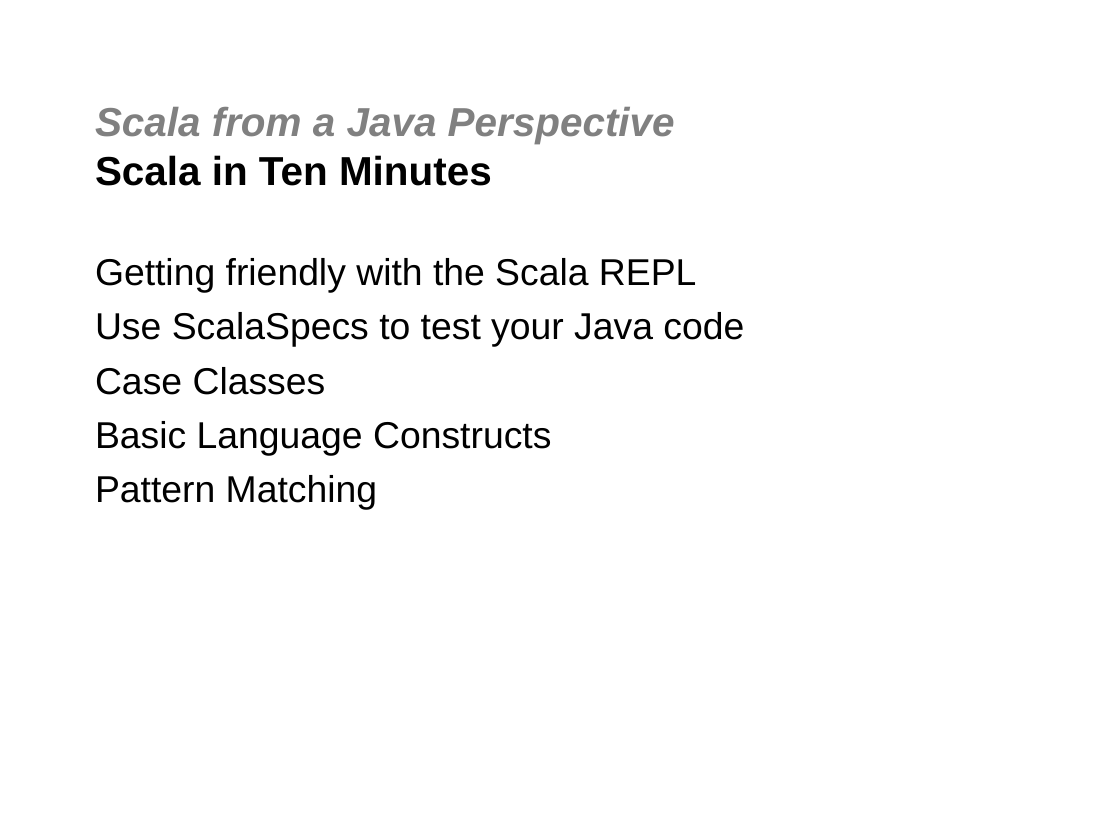
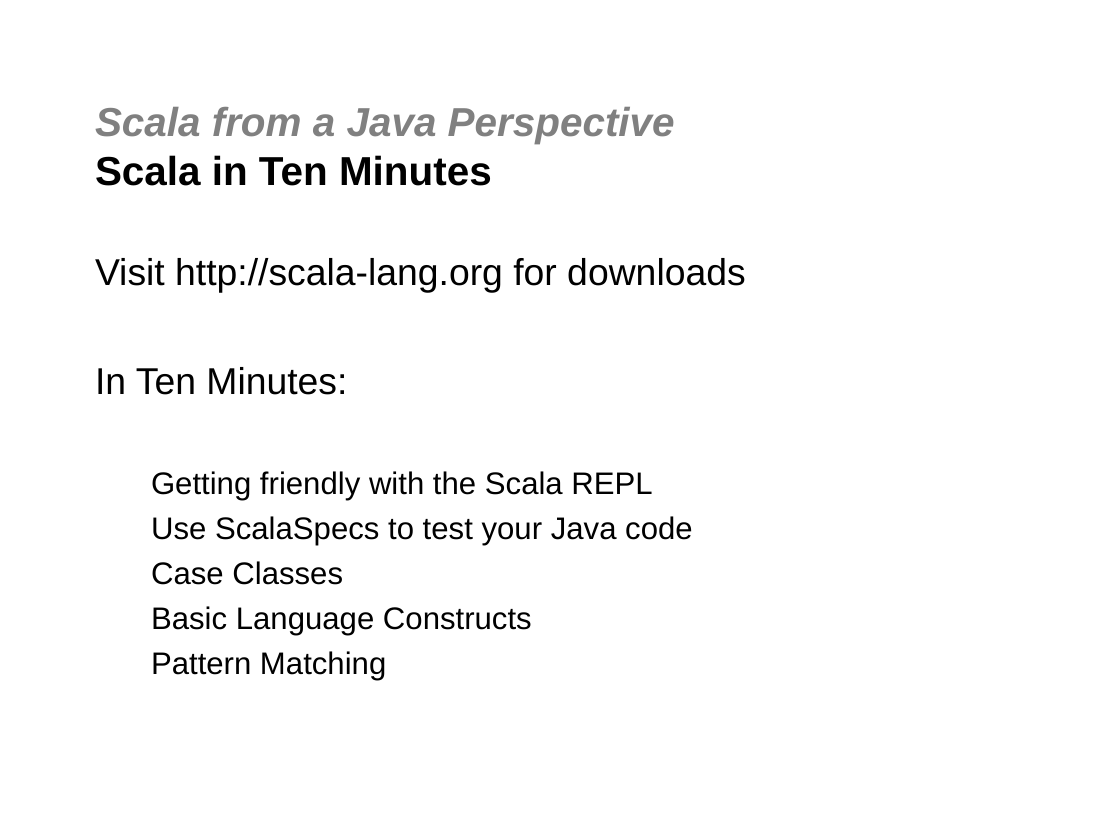
Before and after one commit to jgoodsen/agile2010, a slide deck: slide 8 of 03-scala.ppt. Drawn at 1120x840 pixels with LibreOffice and Linux fonts; fonts in the diff are those of the drawing; background and template pictures are left out. Boxes give left, top, right and bottom in pixels: in the first picture for what was removed or moved away, otherwise in the second. Text is boxed around its words. In the diff, an @@ line names an element or a change of style, - is before the commit and + after.

```diff
--- a/03-scala.ppt
+++ b/03-scala.ppt
@@ text at bbox=[95, 258, 745, 395]: paragraphs added @@
+Visit http://scala-lang.org for downloads
+In Ten Minutes:
@@ text at bbox=[151, 471, 693, 681]: size 24 to 20 pt in "Getting friendly with the Scala REPL", "Use ScalaSpecs to test your Java code", "Case Classes", "Basic Language Constructs" and 1 more places; list level 1 to 2 in "Getting friendly with the Scala ..."; list level 1 to 2 in "Use ScalaSpecs to test your ..."; list level 1 to 2 in "Case Classes"; list level 1 to 2 in "Basic Language Constructs"; list level 1 to 2 in "Pattern Matching" @@
```
Also in this commit, not shown: 6 other slides changed, 10 slides added, 11 other files.
